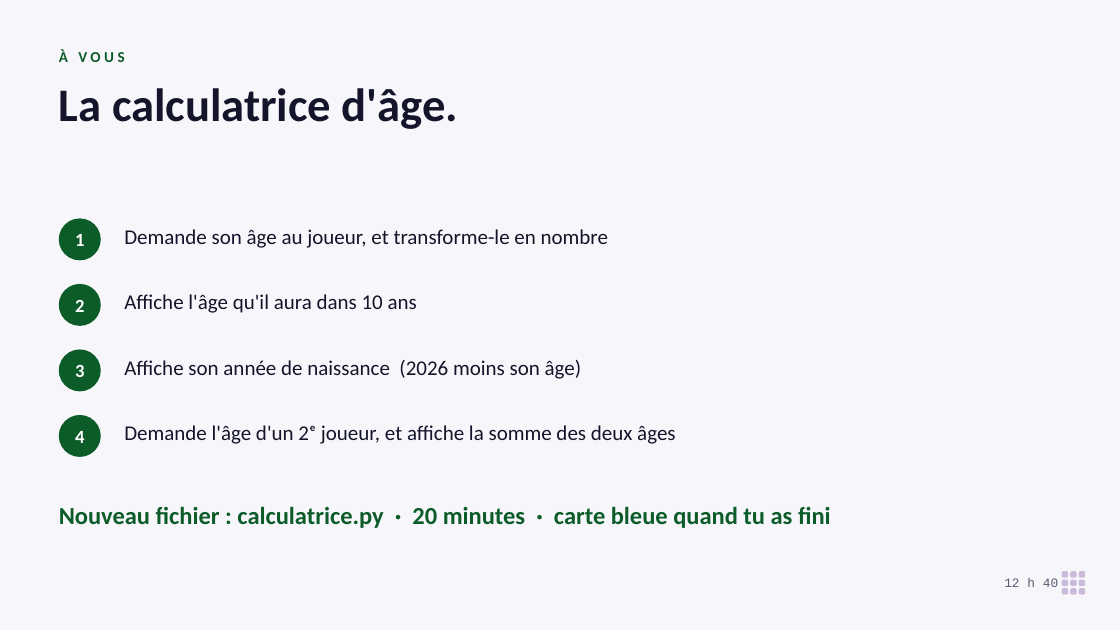
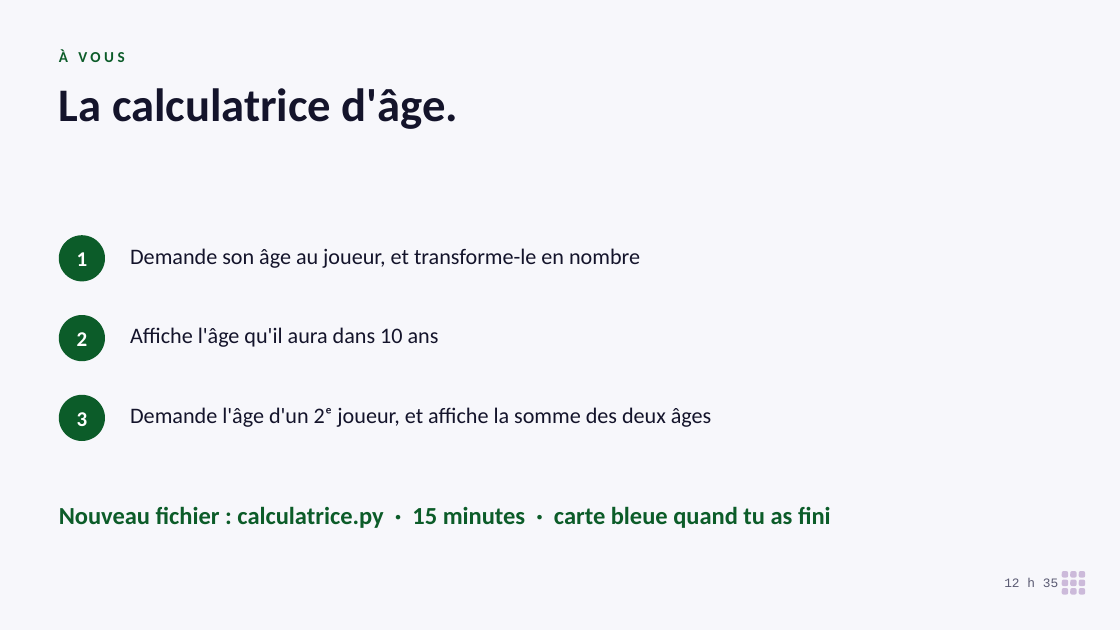
Before and after one commit to koffipierredamien/python-learning, a slide deck: slide 9 of 2-seances/S04-le-jeu-compte/a-projeter/seance-4-projection.pptx (slide 10 before the commit). Drawn at 1120x630 pixels with LibreOffice and Linux fonts; fonts in the diff are those of the drawing. Boxes give left, top, right and bottom in pixels: in the first picture for what was removed or moved away, otherwise in the second. Text is boxed around its words. In the diff, an @@ line names an element or a change of style, - is before the commit and + after.

```diff
--- a/2-seances/S04-le-jeu-compte/a-projeter/seance-4-projection.pptx
+++ b/2-seances/S04-le-jeu-compte/a-projeter/seance-4-projection.pptx
@@ text "1": place and size @@
-text "1" at (75, 234, 84, 246)
+text "1" at (77, 252, 88, 266)
@@ ellipse: place and size @@
-ellipse at (59, 218, 101, 260)
+ellipse at (59, 235, 105, 281)
@@ text "Demande son âge au joueur, ...": place and size @@
-text "Demande son âge au joueur, ..." at (124, 229, 608, 248)
+text "Demande son âge au joueur, ..." at (130, 248, 640, 268)
@@ text "2": place and size @@
-text "2" at (75, 300, 84, 312)
+text "2" at (77, 332, 88, 346)
@@ ellipse: place and size @@
-ellipse at (59, 284, 101, 326)
+ellipse at (59, 315, 105, 361)
@@ text "Affiche l'âge qu'il aura dans ...": place and size @@
-text "Affiche l'âge qu'il aura dans ..." at (124, 294, 417, 313)
+text "Affiche l'âge qu'il aura dans ..." at (130, 327, 439, 347)
@@ text removed at (124, 360, 582, 379) @@
-Affiche son année de naissance (2026 moins son âge)
@@ size 16 to 18 pt in 3 elements at (77, 252, 88, 266), (77, 332, 88, 346), (77, 412, 88, 426) @@
@@ text "3": place and size @@
-text "3" at (75, 365, 84, 377)
+text "3" at (77, 412, 88, 426)
@@ ellipse: place and size @@
-ellipse at (59, 350, 101, 392)
+ellipse at (59, 395, 105, 441)
@@ ellipse removed at (59, 415, 101, 457) @@
@@ size 18 to 19 pt in 3 elements at (130, 248, 640, 268), (130, 327, 439, 347), (130, 407, 711, 427) @@
@@ text "Demande l'âge d'un 2ᵉ joueur, ...": place and size @@
-text "Demande l'âge d'un 2ᵉ joueur, ..." at (124, 425, 675, 444)
+text "Demande l'âge d'un 2ᵉ joueur, ..." at (130, 407, 711, 427)
@@ text removed at (75, 431, 84, 443) @@
-4
@@ text at (59, 506, 831, 528): text changed @@
-Nouveau fichier : calculatrice.py · 20 minutes · carte bleue quand tu as fini
+Nouveau fichier : calculatrice.py · 15 minutes · carte bleue quand tu as fini
@@ text at (1004, 578, 1058, 587): text changed @@
-12 h 40
+12 h 35
```
Also in this commit, not shown: 14 other slides changed, 5 slides added, 2 slides removed, 15 other files.
